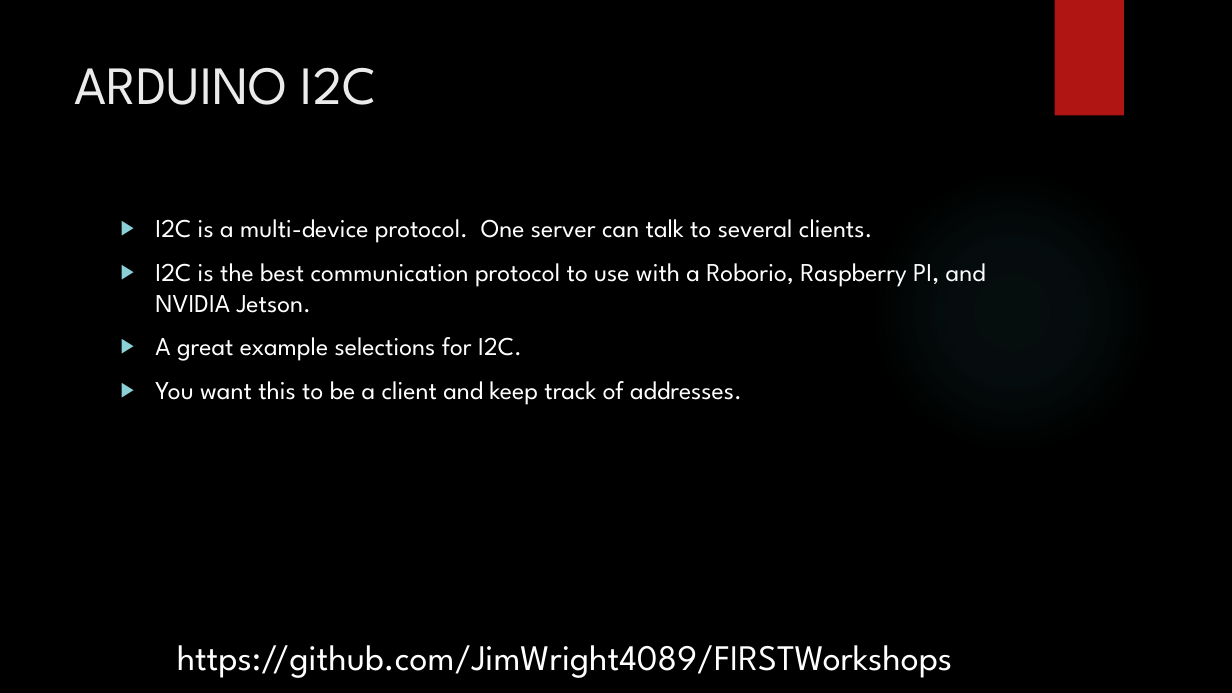
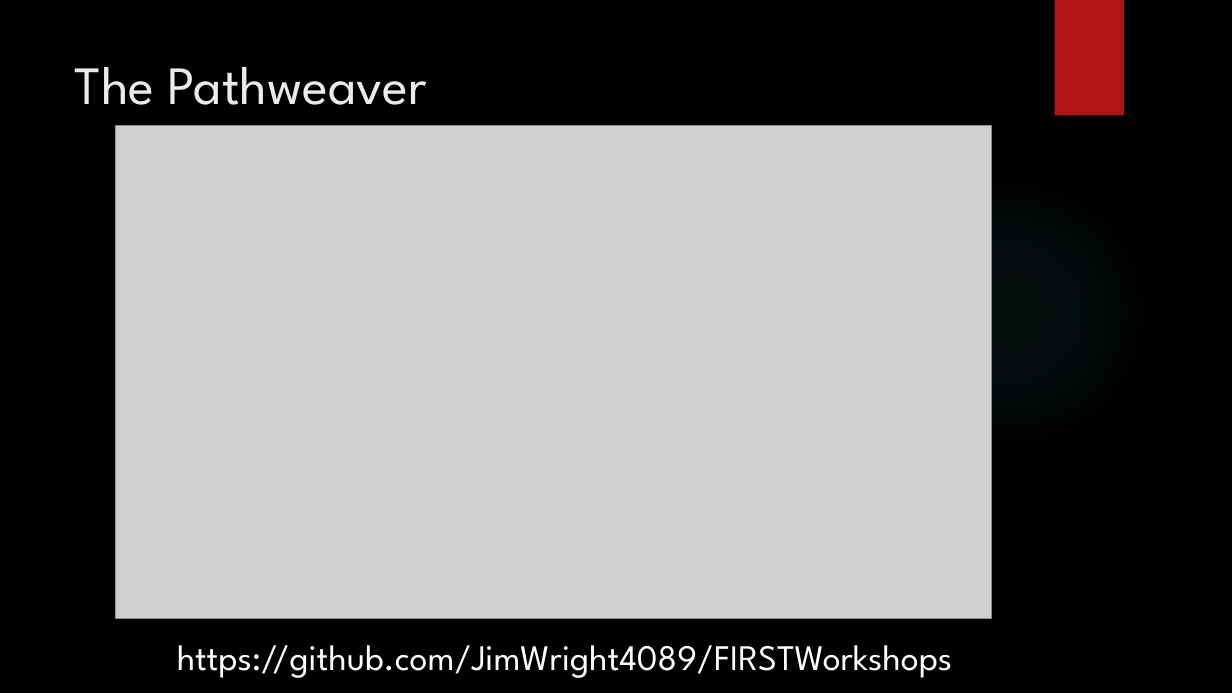
Before and after one commit to JimWright4089/FIRSTWorkshops, a slide deck: slide 14 of FRC/2019/Pathfinding/Pathfinding.pptx (slide 12 before the commit). Drawn at 1232x693 pixels with LibreOffice and Linux fonts; fonts in the diff are those of the drawing; grey boxes stand for pictures; background and template pictures are left out. Boxes give left, top, right and bottom in pixels: in the first picture for what was removed or moved away, otherwise in the second. Text is boxed around its words. In the diff, an @@ line names an element or a change of style, - is before the commit and + after.

```diff
--- a/FRC/2019/Pathfinding/Pathfinding.pptx
+++ b/FRC/2019/Pathfinding/Pathfinding.pptx
@@ title at bbox=[75, 67, 427, 105]: text changed @@
-ARDUINO I2C
+The Pathweaver
@@ picture added at bbox=[116, 126, 993, 618] @@
@@ text removed at bbox=[155, 219, 986, 405] @@
-▶ I2C is a multi-device protocol. One server can talk to several clients.
-▶ I2C is the best communication protocol to use with a Roborio, Raspberry PI, and NVIDIA Jetson.
-▶ A great example selections for I2C.
-▶ You want this to be a client and keep track of addresses.
```
Also in this commit, not shown: 10 other slides changed, 13 slides added, 9 slides removed.
